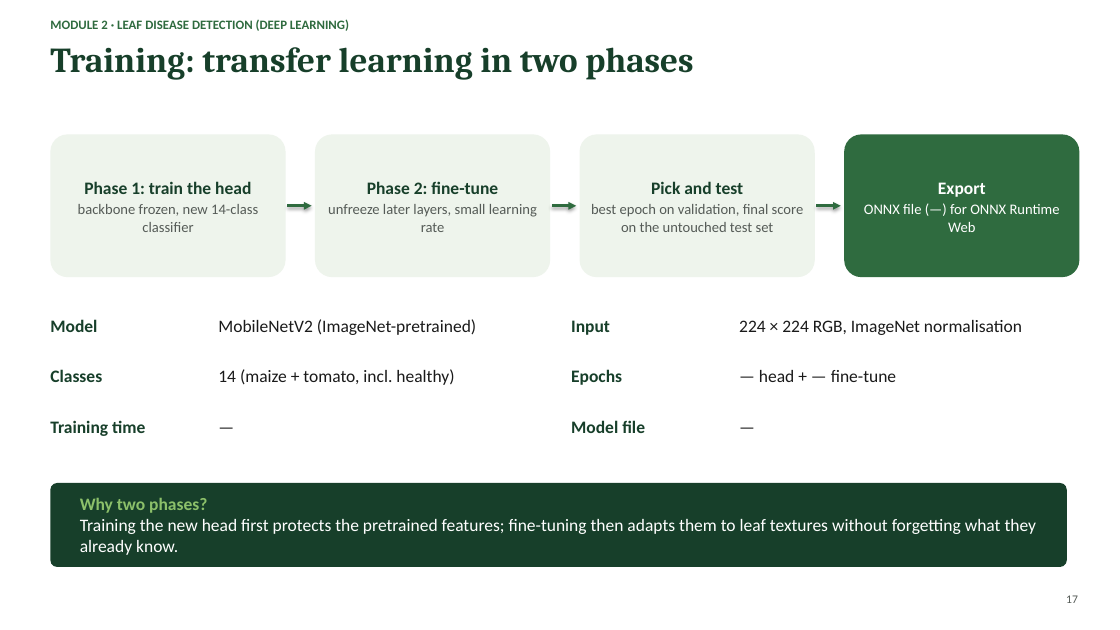
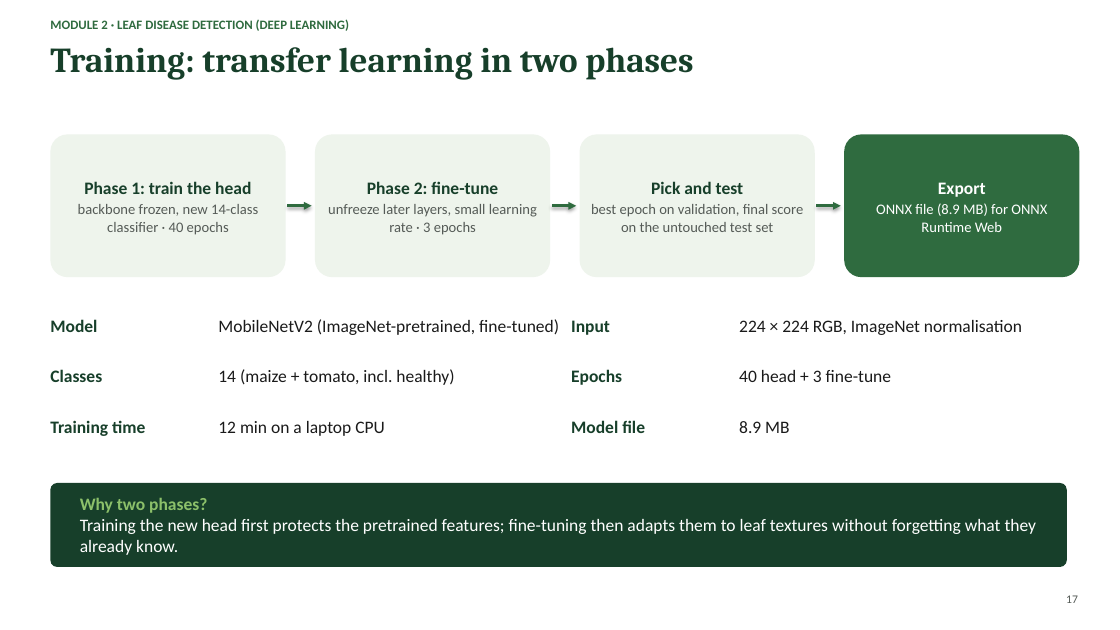
Before and after one commit to nirmit10000/agrisense, a slide deck: slide 17 of docs/AgriSense_Presentation.pptx. Drawn at 1120x630 pixels with LibreOffice and Linux fonts; fonts in the diff are those of the drawing. Boxes give left, top, right and bottom in pixels: in the first picture for what was removed or moved away, otherwise in the second. Text is boxed around its words. In the diff, an @@ line names an element or a change of style, - is before the commit and + after.

```diff
--- a/docs/AgriSense_Presentation.pptx
+++ b/docs/AgriSense_Presentation.pptx
@@ text at (78,204,258,235): text changed @@
-backbone frozen, new 14-class classifier
+backbone frozen, new 14-class classifier · 40 epochs
@@ text at (328,204,537,235): text changed @@
-unfreeze later layers, small learning rate
+unfreeze later layers, small learning rate · 3 epochs
@@ text at (876,203,1047,232): text changed @@
-ONNX file (—) for ONNX Runtime Web
+ONNX file (8.9 MB) for ONNX Runtime Web
@@ text at (218,319,559,335): text changed @@
-MobileNetV2 (ImageNet-pretrained)
+MobileNetV2 (ImageNet-pretrained, fine-tuned)
@@ text at (739,370,891,382): text changed @@
-— head + — fine-tune
+40 head + 3 fine-tune
@@ text at (218,421,385,436): text changed @@
-—
+12 min on a laptop CPU
@@ text at (739,421,789,433): text changed @@
-—
+8.9 MB
```
Also in this commit, not shown: 9 other slides changed, 46 other files.
